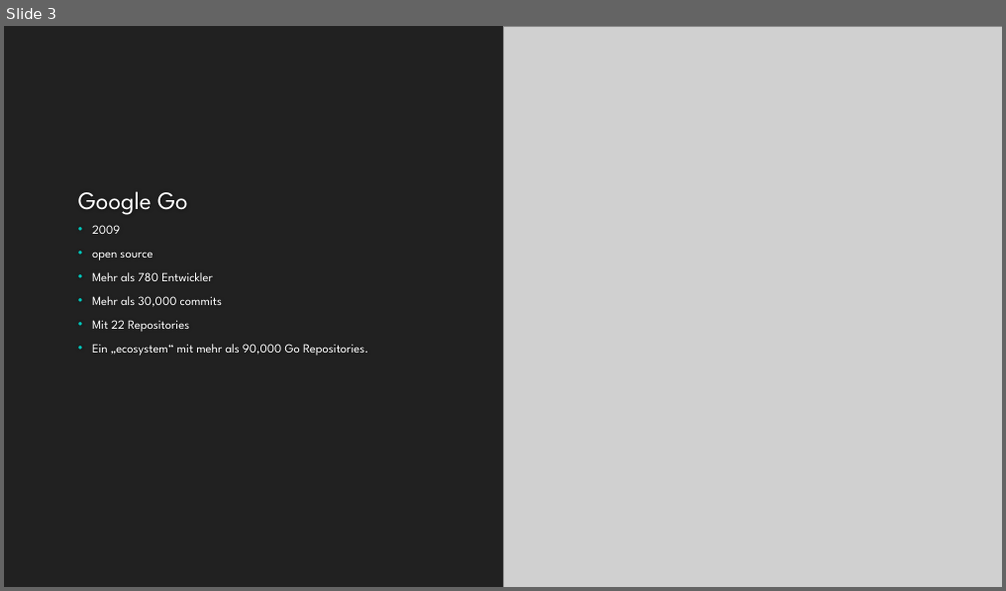
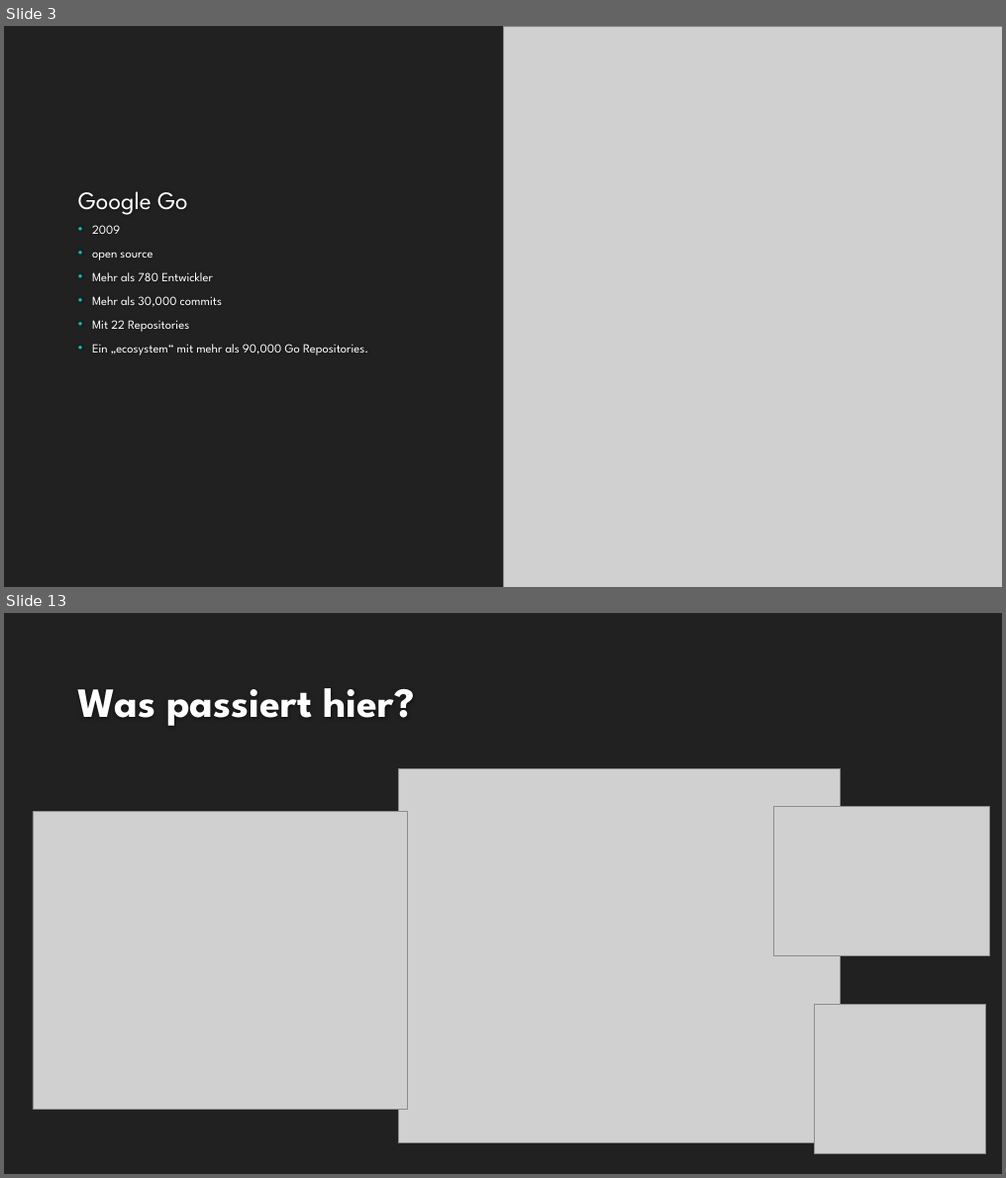
Before and after one commit to informatik-mannheim/iws_golang, a slide deck: presentation/Golang.pptx. Shown one above the other, each under a label of ours: slide 3 before the commit, slides 3 and 13 after it; the slides between them are not shown. The pictures are 1006x591 and 1006x1178 pixels, drawn with LibreOffice and Linux fonts; fonts in the diff are those of the drawing; grey boxes stand for pictures; background and template pictures are left out. Boxes give left, top, right and bottom in pixels: in the first picture for what was removed or moved away, otherwise in the second. Text is boxed around its words. In the diff, an @@ line names an element or a change of style, - is before the commit and + after.

```diff
--- a/presentation/Golang.pptx
+++ b/presentation/Golang.pptx
@@ slide 13 added at (4, 613, 1002, 1174), background #212121 @@
@@ title added at (78, 688, 415, 726), 40 pt, text #FEFEFE, bold @@
+Was passiert hier?
@@ picture added at (399, 768, 841, 1143) @@
@@ picture added at (33, 811, 408, 1109) @@
@@ picture added at (773, 807, 990, 957) @@
@@ picture added at (815, 1004, 986, 1155) @@
```
Also in this commit, not shown: 3 slides changed, 10 other slides added.
